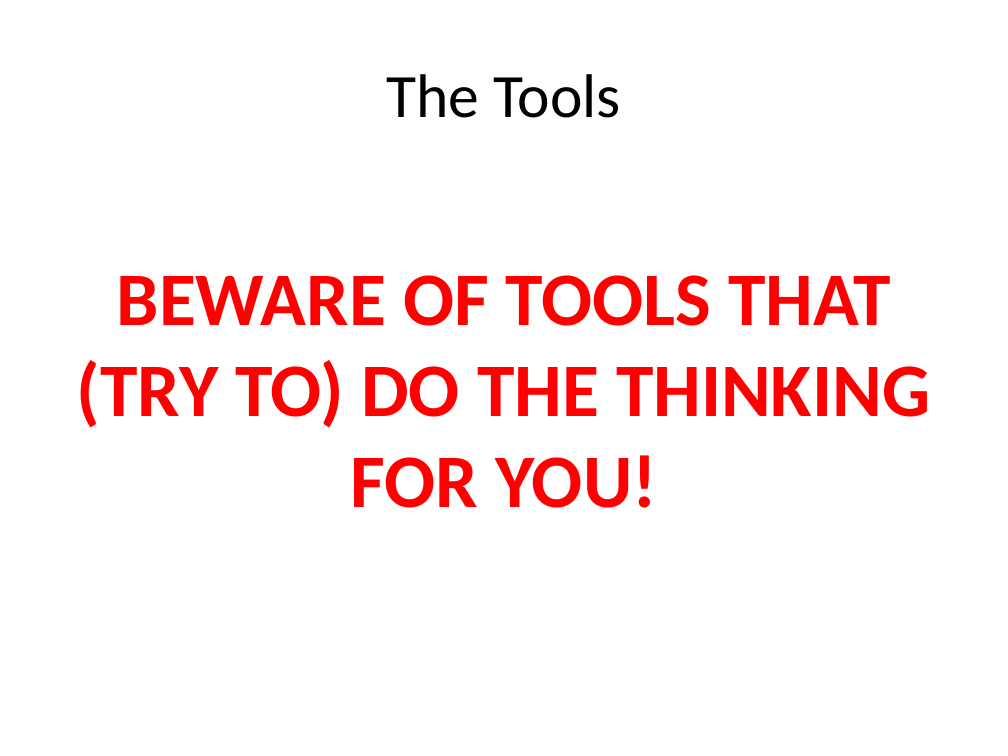
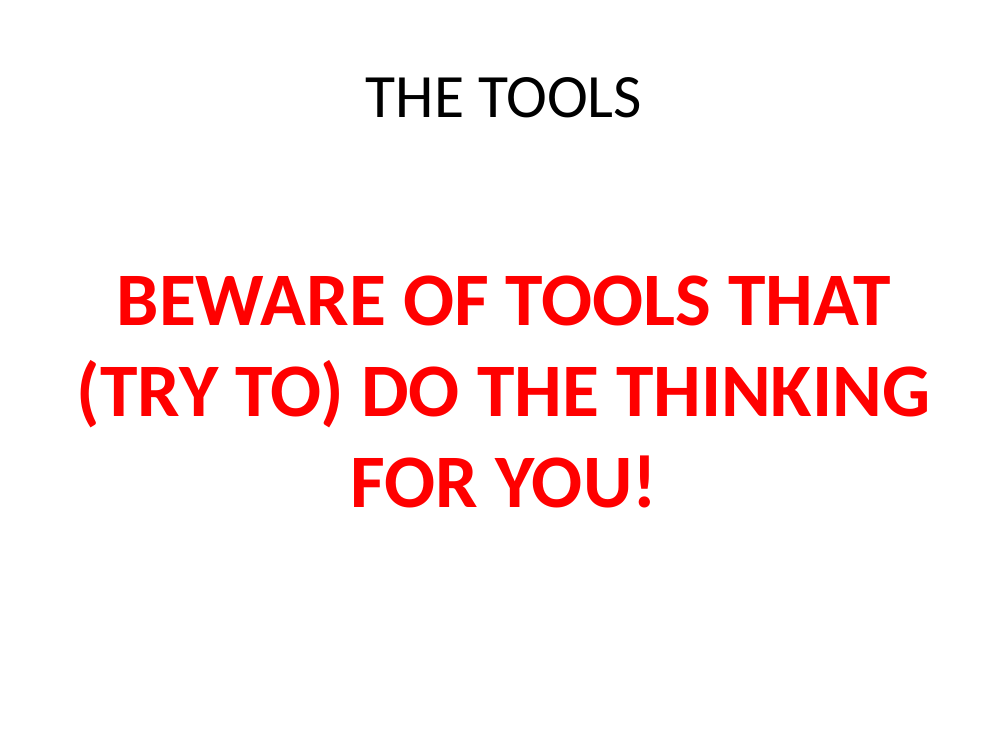
Before and after one commit to kangelov/gitdemo, a slide deck: slide 14 of powerpoint/An Introduction to GIT.pptx. Drawn at 1008x756 pixels with LibreOffice and Linux fonts; fonts in the diff are those of the drawing. Boxes give left, top, right and bottom in pixels: in the first picture for what was removed or moved away, otherwise in the second. Text is boxed around its words. In the diff, an @@ line names an element or a change of style, - is before the commit and + after.

```diff
--- a/powerpoint/An Introduction to GIT.pptx
+++ b/powerpoint/An Introduction to GIT.pptx
@@ title at box(366, 77, 642, 118): text changed @@
-The Tools
+THE TOOLS
```
Also in this commit, not shown: 14 other slides changed, 2 slides added.
